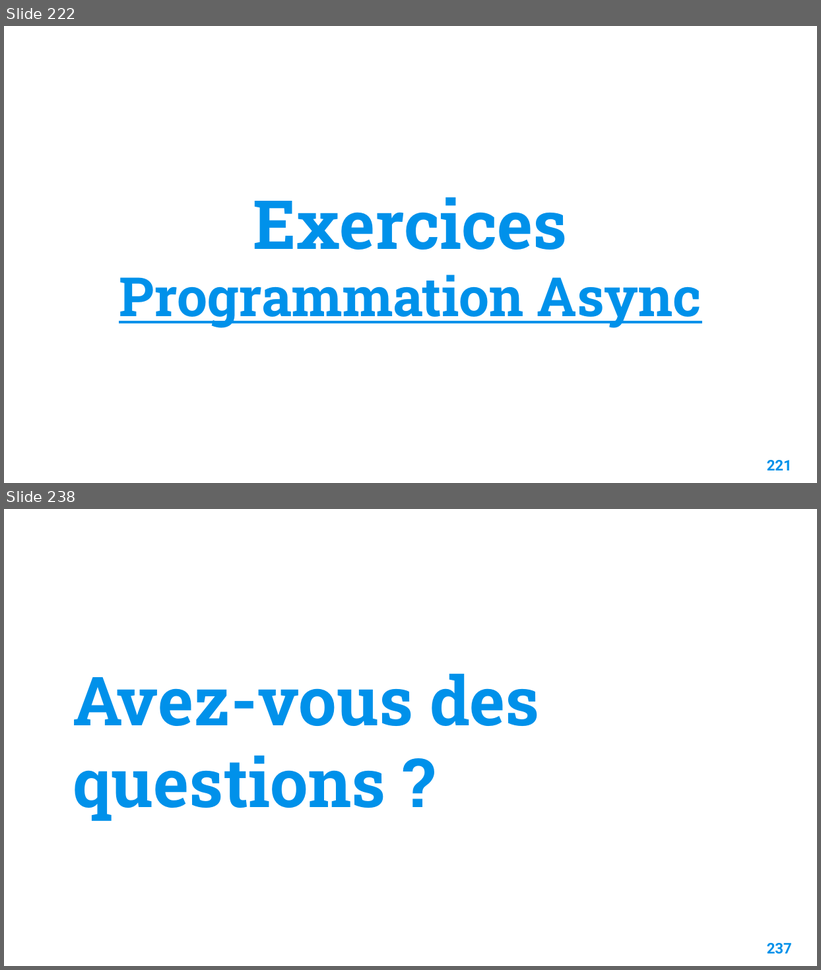
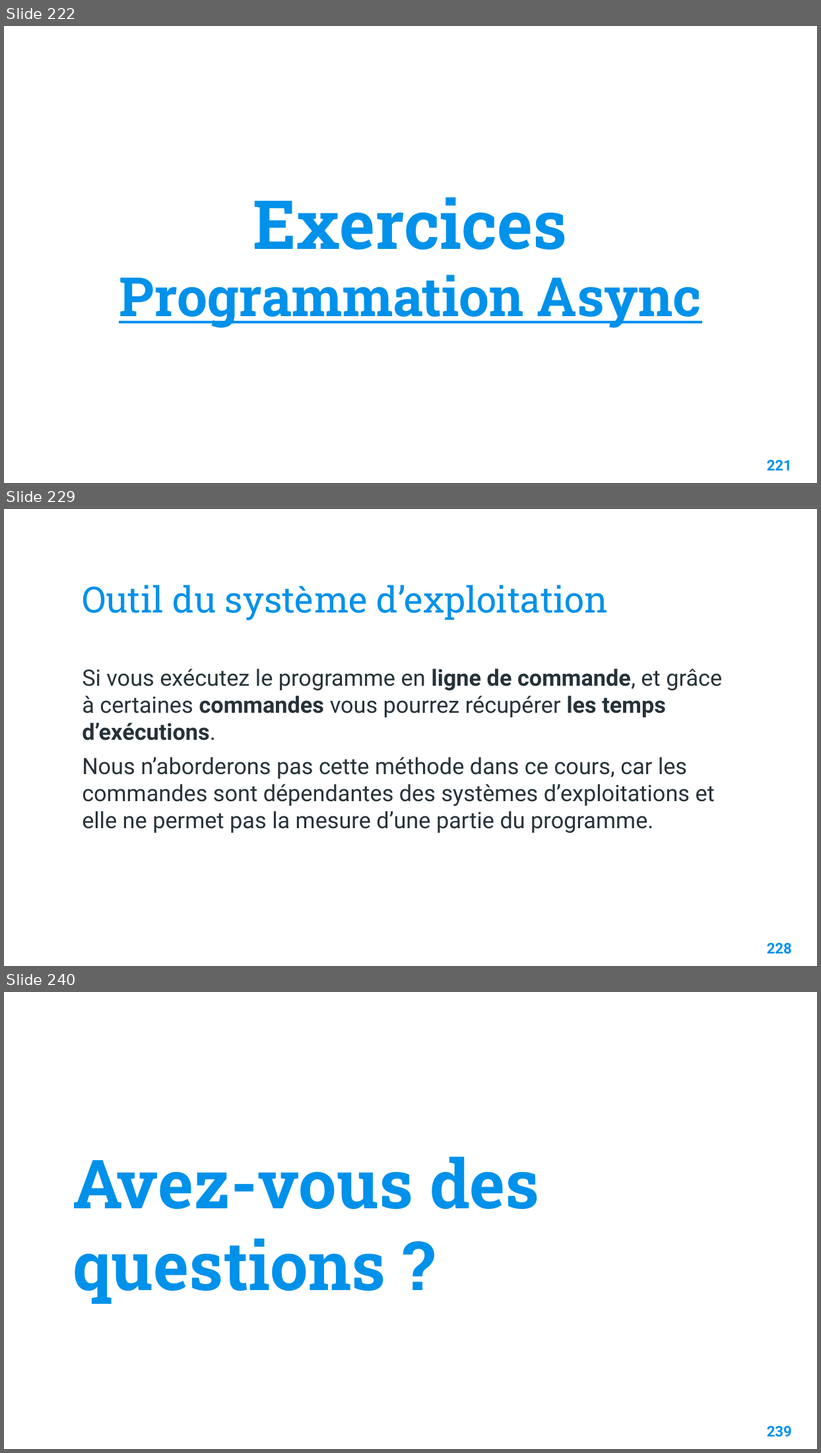
Before and after one commit to Fully-san/PythonSoftwareDevelopment, a slide deck: Supports/Python Software Development.pptx. Shown one above the other, each under a label of ours: slides 222 and 238 before the commit, slides 222, 229 and 240 after it; the slides between them are not shown. The pictures are 821x970 and 821x1453 pixels, drawn with LibreOffice and Linux fonts; fonts in the diff are those of the drawing; background and template pictures are left out. Boxes give left, top, right and bottom in pixels: in the first picture for what was removed or moved away, otherwise in the second. Text is boxed around its words. In the diff, an @@ line names an element or a change of style, - is before the commit and + after.

```diff
--- a/Supports/Python Software Development.pptx
+++ b/Supports/Python Software Development.pptx
@@ slide 229 added at <box>4,509,817,966</box>, background picture (left out) @@
@@ title added at <box>82,585,609,621</box>, 32 pt, text #0091EA @@
+Outil du système d’exploitation
@@ text added at <box>82,669,722,833</box>, 20 pt, text #263238 @@
+Si vous exécutez le programme en ligne de commande, et grâce à certaines commandes vous pourrez récupérer les temps d’exécutions.
+Nous n’aborderons pas cette méthode dans ce cours, car les commandes sont dépendantes des systèmes d’exploitations et elle ne permet pas la mesure d’une partie du programme.
@@ page number added at <box>767,943,792,955</box>, 13 pt, text #0091EA, bold @@
+228
@@ what was slide 238 is now slide 240 @@
@@ page number at <box>767,1426,792,1438</box>: text changed @@
-237
+239
```
Also in this commit, not shown: 6 slides changed, 18 other slides added, 4 other files.
